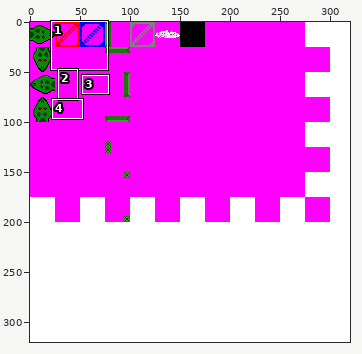
File history of a sprite sheet, Snake/Recu/hojas/Hoja1.png. Above, an overview of the earlier version with the close-up marked.
Close-up. Before the commit:
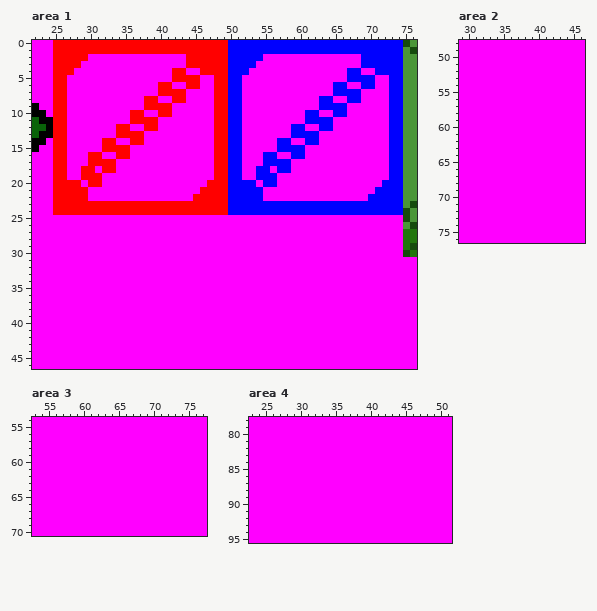
The file is 320x320 pixels. Shown: area 1: x 22..76, y 0..46; area 2: x 29..46, y 48..76; area 3: x 53..77, y 54..70; area 4: x 23..51, y 78..95. The commit also changed other parts of the picture, which this record leaves out.
The same view after the edit:
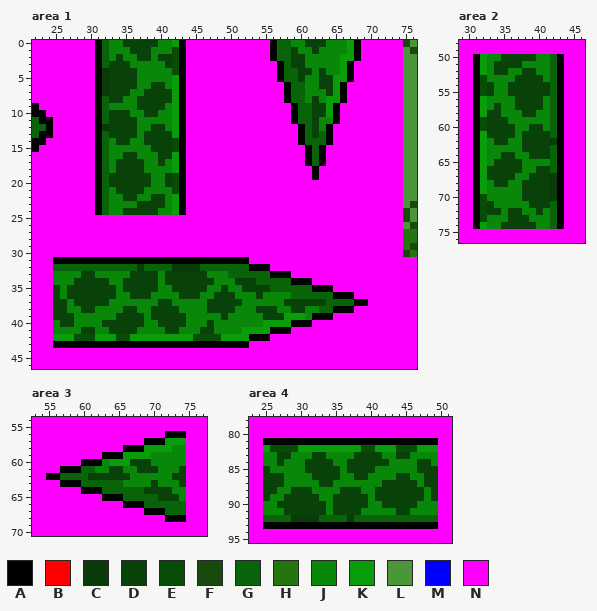
Palette (. is transparent): A #000000  B #ff0000  C #083b08  D #094209  E #074d07  F #164b0d  G #096309  H #22760d  J #098709  K #099d09  L #4b9638  M #0000ff  N #ff00ff
Difference:
Changed rows in their new state; - is an unchanged pixel.
Area 1:
first column x 25:
 0 NNNNNNAGJJDDDDDJJKANNNNNNNNNNNNAGGJJDDDJJJKANNNNNN
 1 NNNNNNAGJJJDDDJJJEANNNNNNNNNNNNAGGDJJDJJJJKANNNNNN
 2 NNNNN-AGJDJJDDJDDEANNNNNNNNNNN-AGGDDJJJJJKKANNNNNN
 3 NNNN--AGDDDJJJJJDEANNNNNNNNNN---AGDDJJJJJKA-NNNNNN
 4 NNN---ACDDDDJJJJJEA--NNNNNNN----AGGDDJDJJKAN--NNNN
 5 NN----ACDDDDJJJJJKANN--NNNN-----AGGDJJDDKKANNN--NN
 6 NN----ACDDDDJJDDJKANN--NNNN------AGGJJDDKA--NN--NN
 7 NN----ACDDDJJDDDDKA----NNNN------AGGJJJDKANN----NN
 8 NN----AGDDJJDDDDDKA----NNNN------AGGJDJKKANN----NN
 9 NN----AGJJJJDDDDJKA----NNNN-------AGGDDKAN------NN
10 NN----AGDDDJJDDJJKA----NNNN-------AGGDDKAN------NN
11 NN----AGDDDDJJJJJKA----NNNN-------AGGDJJA-------NN
12 NN----ACDDDDJJDDJKA----NNNN-------NAGDJA--------NN
13 NN----AGDDDDJDDDDKA----NNNN-------NAGDGA--------NN
14 NN----AGJDDJJDDDDEA----NNNN-----NN-AGGGA--------NN
15 NN----AGJJJJJJDDDEA----NNNN-----NNNNAGA---------NN
16 NN---NAGJJDDJJJDDKA----NNNN---NN--NNAGA---------NN
17 NN---NAGJDDDDJJDJKA----NNNN---NNNN--AGA---------NN
18 NN--NNAGJDDDDJJJJKA----NNNN--NN-NN---A----------NN
19 NN--NNAGDDDDDDJJDEA----NNNN--NNN-----A----------NN
20 NNNN-NAGDDDDDDJJDEA---NNNNNNN-NN---------------NNN
21 NNNNN-AGJDDDDJJJJEA--NNNNNNNNN----------------NNNN
22 NNNNN-AGJJDDJJDDJKA-NNNNNNNNNN---------------NNNNN
23 NNNNNNAGJJJJDDDDJKANNNNNNNNNNNNNNNNNNNNNNNNNNNNNNN
24 NNNNNNAGJJDDDDDJJKANNNNNNNNNNNNNNNNNNNNNNNNNNNNNNN
first column x 25:
31 AAAAAAAAAAAAAAAAAAAAAAAAAAAA-----------------
32 GGGGGGGGGGGGCGGGGCCCCGGGGGGGAAA--------------
33 JJJJDDJJJJJDDDDJDDDDDDJJJGGGGGGAAA-----------
34 JJJDDDDDJJDDDDDJDDDDDDDJJJDDDGGGGGAAA--------
35 DJDDDDDDDJDDDDDJJDDDDDJJDJJDDDDGGGGGGAAA-----
36 DJDDDDDDDJJDDDJJJJDDDJJDDDJJJDJJJJGGGGGGAAA--
37 DDJDDDDDJJJJJJJDDJJJJJDDDDDJJJJJJDDDDDDGGGGAA
38 DDJJDDJJJJDDJJDDDDJJJJDDDDJJJDDDJJDDJJGGAAA--
39 DDDJJJJJJDDDDJDDDDDJJJJJDJJJJJDDDKKKJAAA-----
40 JDDJJJJDDDDDDJJDDDDJJJDJJJJJJJKKKKAAA--------
41 JJJJDDJJDDDDJJJJDDJJJDDJJJJKKKKAAA-----------
42 KKKEEEKKKEEKKKKKKKKKEEEEKKKKAAA--------------
43 AAAAAAAAAAAAAAAAAAAAAAAAAAAA-----------------
Area 2:
first column x 31:
50 AKJJDDDDDJJGA
51 AKJDDDDJJJJGA
52 AKJDDJJDDJJGA
53 AEJJJJDDDDJGA
54 AEDJJDDDDDDGA
55 AEDJJDDDDDDGA
56 AKJJJJDDDDJGA
57 AKJDJJDDDDJGA
58 AKDDJJJDDJJGA
59 AEDDDJJJJJJGA
60 AEDDDDJJDDJGA
61 AKDDDDJDDDDGA
62 AKJDDJJDDDDCA
63 AKJJJJJDDDDGA
64 AKJJDDJJDDDGA
65 AKJDDDDJJJJGA
66 AKDDDDDJJDDGA
67 AKDDDDJJDDDCA
68 AKJDDJJDDDDCA
69 AKJJJJJDDDDCA
70 AEJJJJJDDDDCA
71 AEDJJJJJDDDGA
72 AEDDJDDJJDJGA
73 AEJJJDDDJJJGA
74 AKJJDDDDDJJGA
Area 3:
first column x 55:
56 -----------------AAA
57 --------------AAAKKK
58 -----------AAAKKKKJJ
59 --------AAAKKKKJJJJJ
60 -----AAAJKKKDDDJJJJJ
61 --AAAGGJJDDJJDDDJJJD
62 AAGGGGDDDDDDJJJJJJDD
63 --AAAGGGGGGJJJJDJJJD
64 -----AAAGGGGGGDDDDJJ
65 --------AAAGGGGGDDDJ
66 -----------AAAGGGGGG
67 --------------AAAGGG
68 -----------------AAA
Area 4:
first column x 25:
81 AAAAAAAAAAAAAAAAAAAAAAAAA
82 KEEEEKKKKKKKKKEEKKKEEEKKK
83 JJDDJJJDDJJJJDDDDJJDDJJJJ
84 JJDJJJDDDDJJDDDDDDJJJJDDJ
85 DJJJJJDDDDDJDDDDJJJJJJDDD
86 DDDJJJJDDDDJJDDJJJJDDJJDD
87 DDDJJJJJDDJJJJJJJDDDDDJDD
88 DDJJDDDJJJJDDDJJDDDDDDDJD
89 DJJDDDDDJJDDDDDJDDDDDDDJD
90 JJDDDDDDDJDDDDDJJDDDDDJJJ
91 JJJDDDDDDJDDDDJJJJJDDJJJJ
92 GGGGCCCCGGGGCGGGGGGGGGGGG
93 AAAAAAAAAAAAAAAAAAAAAAAAA
